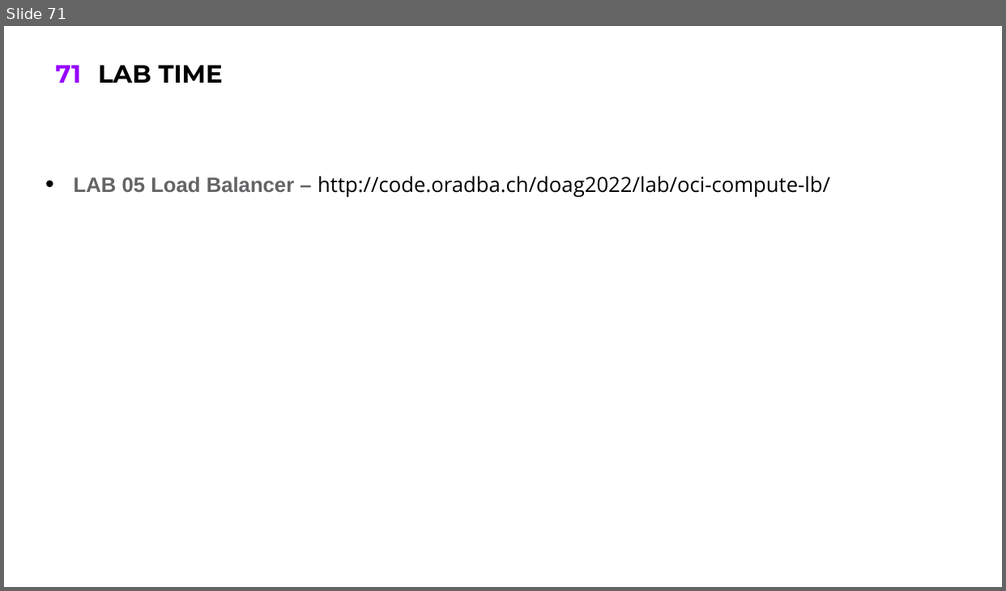
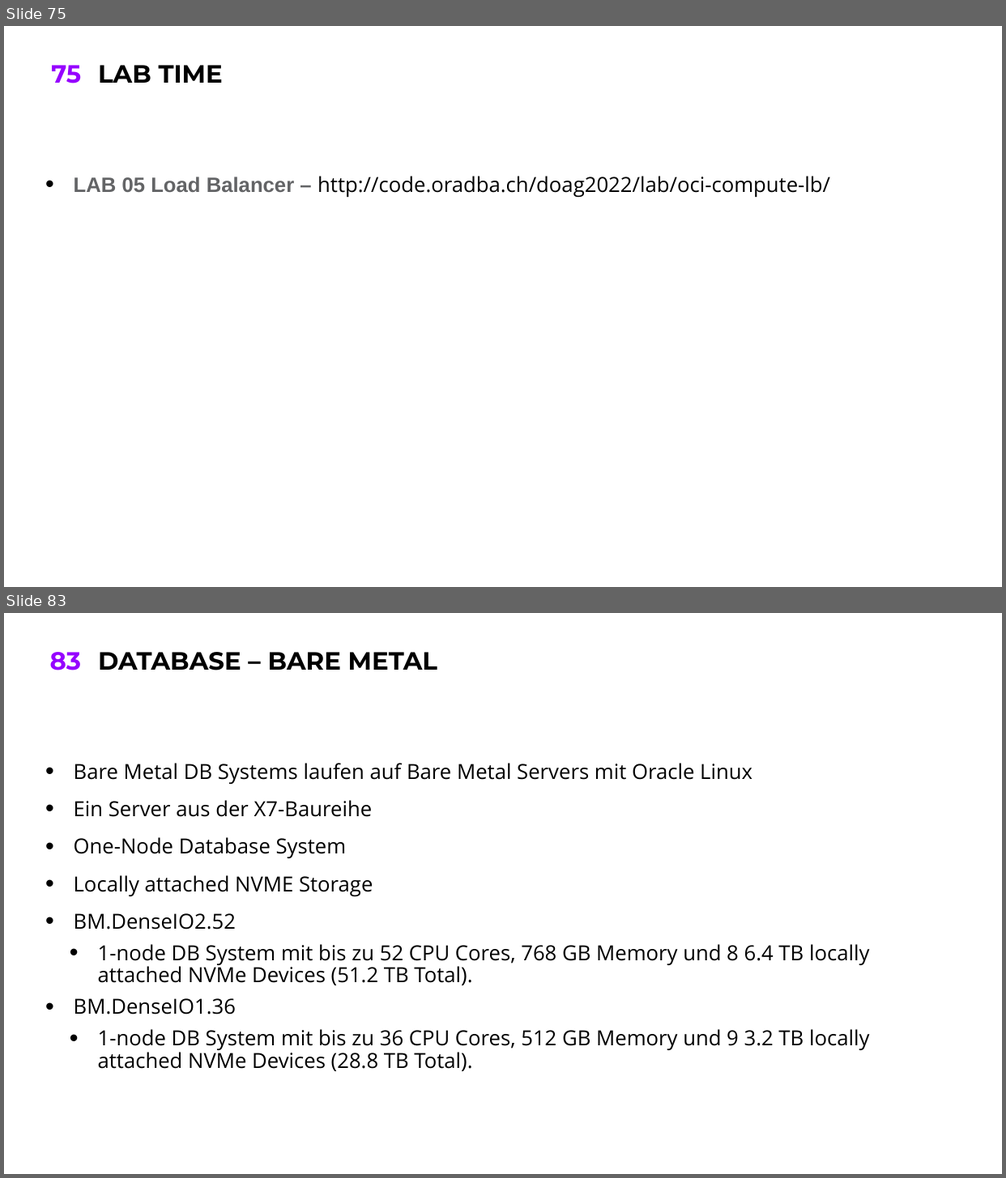
Before and after one commit to oehrlis/doag2022, a slide deck: ppt/02_OCI-Walkthrough.pptx. Shown one above the other, each under a label of ours: slide 71 before the commit, slides 75 and 83 after it; the slides between them are not shown. The pictures are 1006x591 and 1006x1178 pixels, drawn with LibreOffice and Linux fonts; fonts in the diff are those of the drawing; background and template pictures are left out. Boxes give left, top, right and bottom in pixels: in the first picture for what was removed or moved away, otherwise in the second. Text is boxed around its words. In the diff, an @@ line names an element or a change of style, - is before the commit and + after.

```diff
--- a/ppt/02_OCI-Walkthrough.pptx
+++ b/ppt/02_OCI-Walkthrough.pptx
@@ slide 83 added at bbox=[4, 613, 1002, 1174], background #FFFFFF; not listed: 1 template element that a slide beside it also shows @@
@@ title added at bbox=[98, 652, 437, 671], 24 pt, text #000000, bold @@
+DATABASE – BARE METAL
@@ text added at bbox=[74, 763, 869, 1071], 20 pt, text #000000 @@
+• Bare Metal DB Systems laufen auf Bare Metal Servers mit Oracle Linux
+• Ein Server aus der X7-Baureihe
+• One-Node Database System
+• Locally attached NVME Storage
+• BM.DenseIO2.52
+  • 1-node DB System mit bis zu 52 CPU Cores, 768 GB Memory und 8 6.4 TB locally attached NVMe Devices (51.2 TB Total).
+• BM.DenseIO1.36
+  • 1-node DB System mit bis zu 36 CPU Cores, 512 GB Memory und 9 3.2 TB locally attached NVMe Devices (28.8 TB Total).
@@ what was slide 71 is now slide 75 @@
@@ page number at bbox=[51, 65, 81, 84]: text changed @@
-71
+75
```
Also in this commit, not shown: 14 other slides added.
